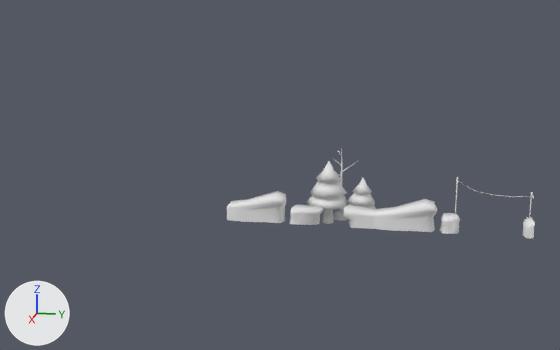
The Blender file Models/Models.blend: old version first, new version second.
One viewpoint serves both versions: a 50 mm camera at (72.8, 23.5, 22.2) aimed at (-2.9, 8.3, 3.2). Lighting does not change. The marker at lower left points along +X, +Y and +Z. Materials are left out; every surface is plain grey.

The scene before the commit, as lines of its bpy script (objects in view):
```python
ob_circle = bpy.data.objects.new('Circle', me_circle)
ob_circle.location = (-2.83, 13.36, -1.47)
ob_circle_001 = bpy.data.objects.new('Circle.001', me_circle_001)
ob_circle_001.location = (-2.83, 16.59, -1.47)
ob_circle_001.rotation_euler = (0.048, 0.0183, -3.506)  # degrees (2.8, 1, -201)
ob_circle_001.scale = (0.758, 0.758, 0.758)
ob_cube = bpy.data.objects.new('Cube', me_cube)
ob_cube.location = (0.0, 0.0, 0.0)
ob_cube_001 = bpy.data.objects.new('Cube.001', me_cube_001)
ob_cube_001.location = (-0.02, 14.89, 0.21)
ob_cube_002 = bpy.data.objects.new('Cube.002', me_cube_002)
ob_cube_002.location = (0.0, 14.69, 0.0)
ob_cube_003 = bpy.data.objects.new('Cube.003', me_cube_003)
ob_cube_003.location = (0.0, 22.03, 0.0)
ob_cube_005 = bpy.data.objects.new('Cube.005', me_cube_008)
ob_cube_005.location = (0.0, 7.38, 0.0)
ob_cube_006 = bpy.data.objects.new('Cube.006', me_cube_009)
ob_cube_006.location = (-4.18, 14.6, -0.88)
ob_cube_006.rotation_euler = (0.0, 0.0, 6.104)  # degrees (0, 0, 350)
ob_cube_006.scale = (0.422, 0.422, 0.422)
# also in view: 'Cube.004' at (0.0, 29.4, 1.8)
```
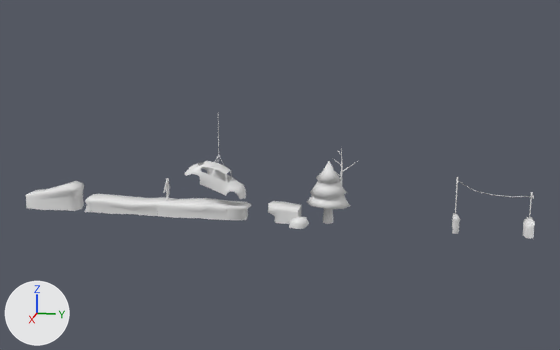
Where the newer file only moved an object's origin or applied its transform, the numbers keep the older frame.

Pixel boxes (x1, y1, x2, y2) of what changed, in the pictures (560 x 350 px; the box of a moved part takes in the faces that stretch with it):
'Cube.005', reshaped, moved (6% narrower, 9% shorter)
    before: (227, 191, 303, 225)
    after: (26, 181, 97, 212)
'Cube.003', reshaped, moved
    before: (374, 199, 453, 234)
    after: (184, 127, 246, 199)
'Cube.001', moved
    before: (299, 205, 376, 229)
    after: (226, 201, 302, 224)
'Cube', shown
    after: (157, 197, 231, 220)
'Cube.002', shown
    after: (90, 194, 163, 216)
'Circle.001', deleted
    before: (348, 177, 376, 209)
'Cube.006', moved
    before: (333, 209, 348, 220)
    after: (289, 217, 309, 229)
'Cube.007', added
    after: (164, 178, 171, 201)
part 1 of me_cube_008, moved or reshaped
    before: (227, 191, 286, 223)
    after: (26, 181, 84, 211)
part 2 of me_cube_008, added
    after: (85, 194, 97, 212)
part 3 of me_cube_008, deleted
    before: (290, 205, 303, 225)
part 4 of me_cube_002, moved or reshaped (not visible before)
    after: (90, 194, 163, 216)
part 6 of me_cube_003, deleted
    before: (440, 213, 453, 234)
part 7 of me_cube_003, built on
    before: (374, 199, 437, 232)
    after: (184, 127, 246, 199)

Patch to the scene script:
```diff
--- a/Models/Models.blend.py
+++ b/Models/Models.blend.py
@@ me_cube_008 @@
-me_cube_008.from_pydata(...)  # 72 vertices, 58 faces; spans x -1.37..1.22, y -3.68..3.66, z -0.75..1.99
+me_cube_008.from_pydata(...)  # 63 vertices, 50 faces; spans x -1.35..1.24, y 0.0..7.25, z -0.95..1.79
+# me_cube_008 part 1: the loose piece of 42 vertices spanning x -1.37..1.22, y -3.68..2.17, z -0.75..1.99 is moved by (0.02, 3.68, -0.2)
+# me_cube_008 part 2: a new loose piece of 21 vertices spanning x -1.08..1.15, y 6.42..7.25, z -0.95..0.53
+# me_cube_008 part 3: the loose piece of 30 vertices spanning x -1.1..1.13, y 2.51..3.66, z -0.75..0.73 is deleted
@@ me_cube_003 @@
-me_cube_003.from_pydata(...)  # 72 vertices, 58 faces; spans x -1.37..1.22, y -3.68..3.66, z -0.75..1.99
+me_cube_003.from_pydata(...)  # 257 vertices, 211 faces; spans x -1.36..1.36, y -5.46..0.79, z -2.41..6.24
+# me_cube_003 part 6: the loose piece of 30 vertices spanning x -1.1..1.13, y 2.51..3.66, z -0.75..0.73 is deleted
+# me_cube_003 part 7: 42 vertices removed from x -1.37..1.22, y -3.68..2.17, z -0.75..1.99; 257 vertices added at x -1.36..1.36, y -5.46..0.79, z -2.41..6.24
@@ me_cube_002 @@
-me_cube_002.from_pydata(...)  # 51 vertices, 44 faces; spans x -1.06..1.14, y -3.68..3.66, z -0.71..0.79
+me_cube_002.from_pydata(...)  # 45 vertices, 32 faces; spans x -1.17..1.16, y 0.0..7.25, z -0.84..0.65
+# me_cube_002 part 4: 51 vertices removed from x -1.06..1.14, y -3.68..3.66, z -0.71..0.79; 45 vertices added at x -1.17..1.16, y 0.0..7.25, z -0.84..0.65
+# me_cube_002 part 5: the surface is now shaded smooth
@@ ob_cube_006 @@
 ob_cube_006 = bpy.data.objects.new('Cube.006', me_cube_009)
-ob_cube_006.location = (-4.18, 14.6, -0.88)
+ob_cube_006.location = (1.37, 10.99, -0.27)
 ob_cube_006.rotation_euler = (0.0, 0.0, 6.104)  # degrees (0, 0, 350)
@@ ob_circle_001 @@
-ob_circle_001 = bpy.data.objects.new('Circle.001', me_circle_001)
@@ ob_cube_005 @@
 ob_cube_005 = bpy.data.objects.new('Cube.005', me_cube_008)
-ob_cube_005.location = (0.0, 7.38, 0.0)
+ob_cube_005.location = (-0.02, -18.07, 0.2)
@@ ob_cube_003 @@
 ob_cube_003 = bpy.data.objects.new('Cube.003', me_cube_003)
-ob_cube_003.location = (0.0, 22.03, 0.0)
+ob_cube_003.location = (0.05, 4.64, 3.83)
@@ ob_cube_001 @@
 ob_cube_001 = bpy.data.objects.new('Cube.001', me_cube_001)
-ob_cube_001.location = (-0.02, 14.89, 0.21)
+ob_cube_001.location = (-0.02, 7.44, 0.21)
@@ ob_cube_002 @@
 ob_cube_002 = bpy.data.objects.new('Cube.002', me_cube_002)
-ob_cube_002.location = (0.0, 14.69, 0.0)
-ob_cube_002.hide_set(True)  # its collection is switched off
+ob_cube_002.location = (-0.02, -10.84, 0.13)
@@ ob_cube @@
 ob_cube.location = (0.0, 0.0, 0.0)
-ob_cube.hide_set(True)  # its collection is switched off
@@ ob_cube_007 @@
+ob_cube_007 = bpy.data.objects.new('Cube.007', me_cube_004)  # 858 vertices, 850 faces; spans x -2.45..2.45, y -0.98..0.35, z -3.16..3.3
+ob_cube_007.location = (-0.04, -2.87, 1.88)
+ob_cube_007.rotation_euler = (0.0, 0.0, 3.142)  # degrees (0, 0, 180)
+ob_cube_007.scale = (0.359, 0.359, 0.359)
```
